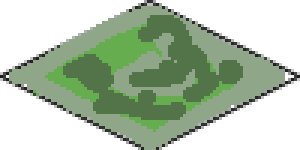
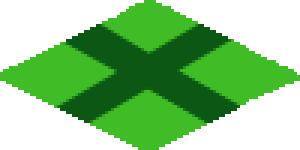
Comparing the layer stacks of the two 300x150 images. Changes:
removed layer "Layer 1" over <box>9,6,285,150</box>
hid "Shape 4", painted on it over <box>0,0,300,150</box>
added group "Group 1" with 1 layers over <box>0,0,300,150</box>
added layer "Shape 7" in group "Group 1" over <box>0,0,300,150</box>
